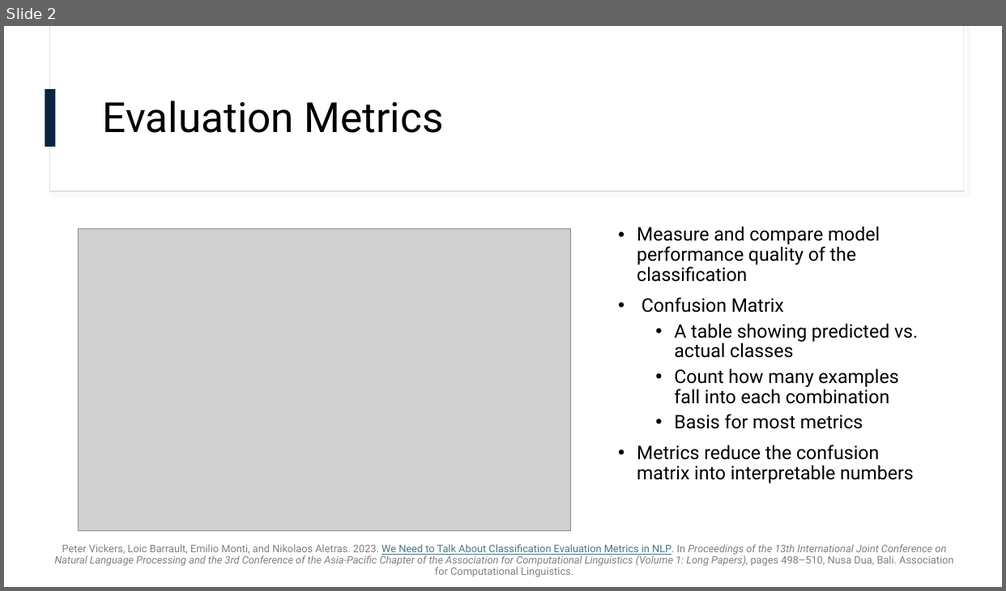
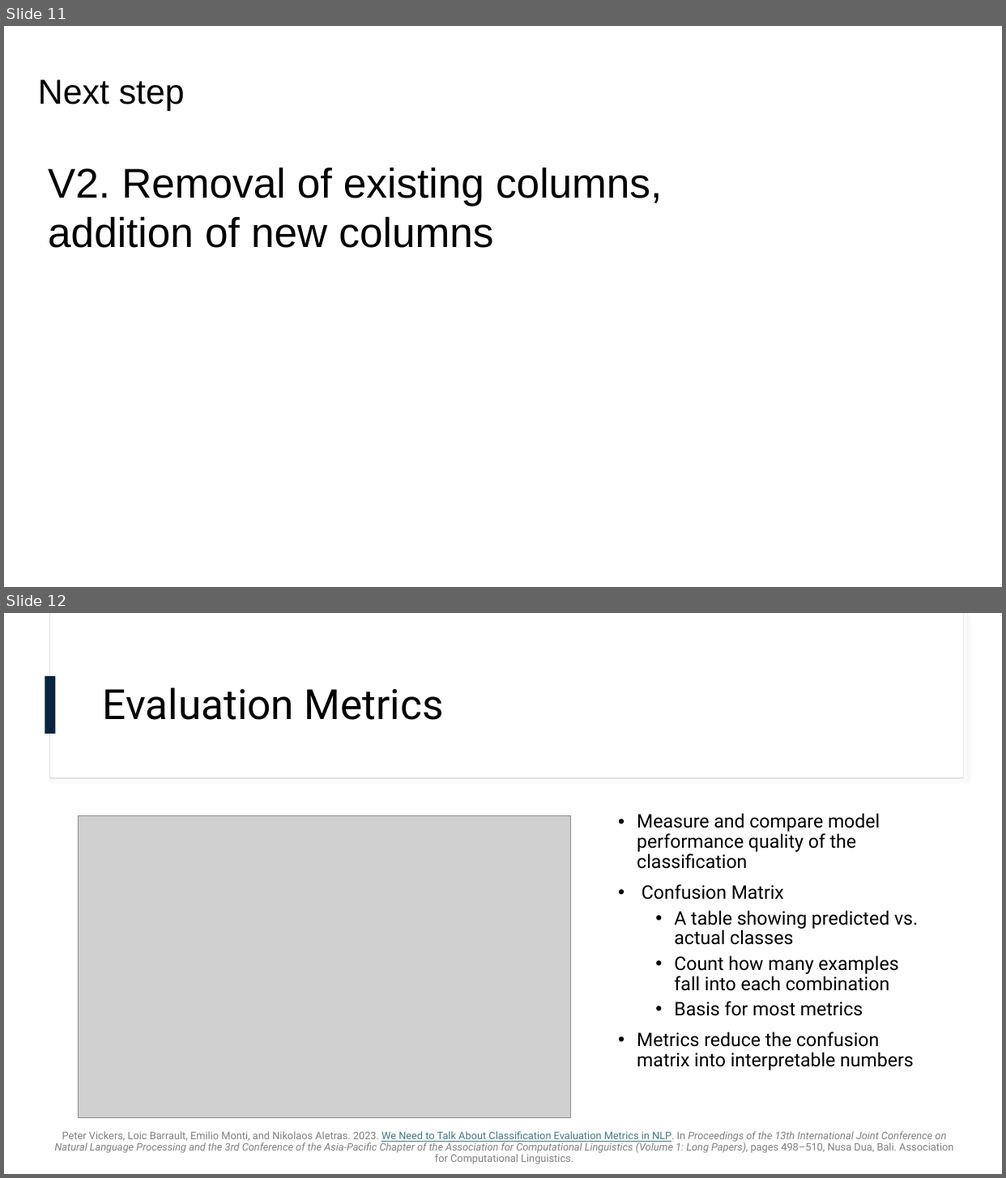
Before and after one commit to omarelbeltagy/clarity, a slide deck: literature/literature edited.pptx. Shown one above the other, each under a label of ours: slide 2 before the commit, slides 11 and 12 after it. The pictures are 1006x591 and 1006x1178 pixels, drawn with LibreOffice and Linux fonts; fonts in the diff are those of the drawing; grey boxes stand for pictures; background and template pictures are left out. Boxes give left, top, right and bottom in pixels: in the first picture for what was removed or moved away, otherwise in the second. Text is boxed around its words. In the diff, an @@ line names an element or a change of style, - is before the commit and + after.

```diff
--- a/literature/literature edited.pptx
+++ b/literature/literature edited.pptx
@@ slide 11 added at <box>4,26,1002,587</box>, background #FFFFFF @@
@@ title added at <box>38,79,185,111</box>, 33.3 pt, text #000000 @@
+Next step
@@ text added at <box>48,167,662,248</box>, 40 pt, text #000000 @@
+V2. Removal of existing columns, addition of new columns
@@ what was slide 2 is now slide 12 @@
```
Also in this commit, not shown: 2 slides changed, 10 other slides added, 1 slide removed, 1 other file.
